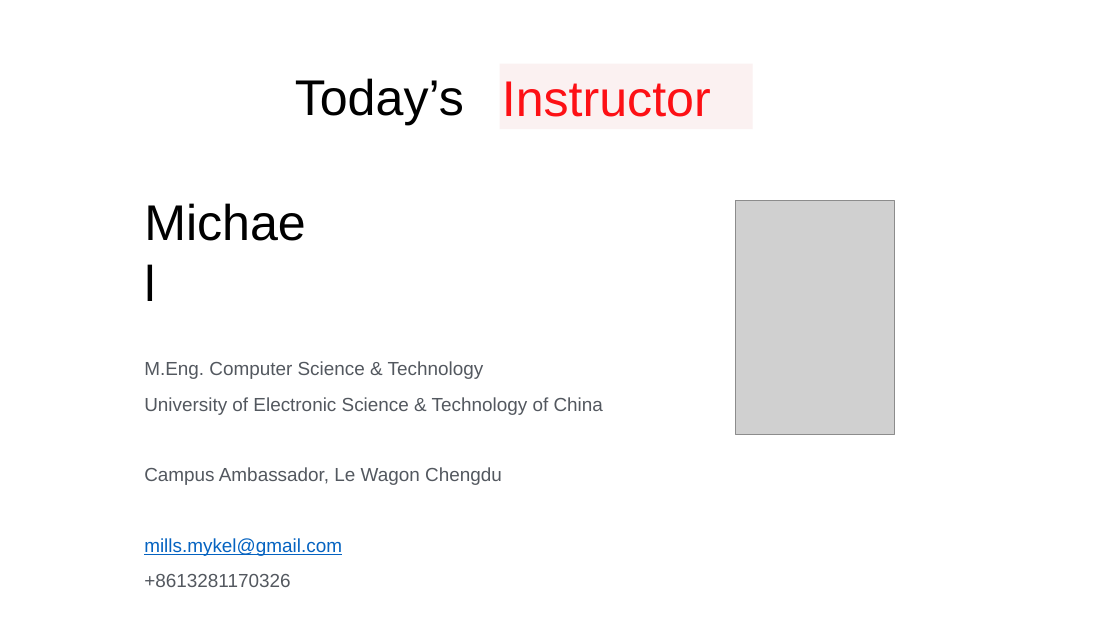
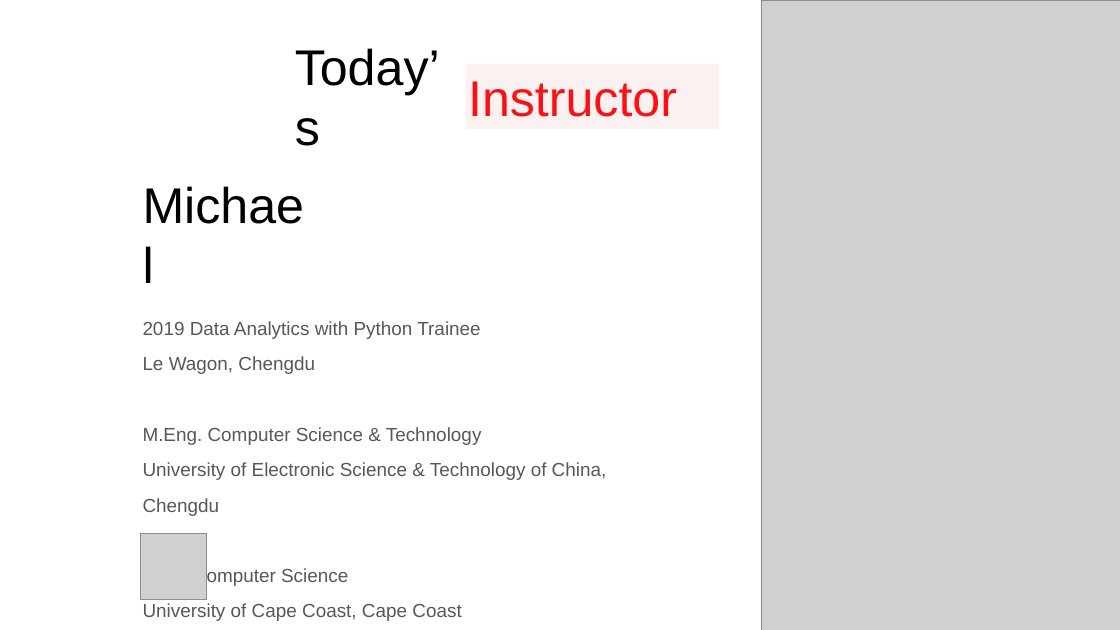
Before and after one commit to momills/python_web_scraping, a slide deck: slide 4 of 1. Python for Beginners.pptx (slide 2 before the commit). Drawn at 1120x630 pixels with LibreOffice and Linux fonts; fonts in the diff are those of the drawing; grey boxes stand for pictures. Boxes give left, top, right and bottom in pixels: in the first picture for what was removed or moved away, otherwise in the second. Text is boxed around its words. In the diff, an @@ line names an element or a change of style, - is before the commit and + after.

Commit message:
PPT update

```diff
--- a/1. Python for Beginners.pptx
+++ b/1. Python for Beginners.pptx
@@ picture added at (761,0,1120,630) @@
@@ text "Today’s" rewrapped from (295,78,464,125) to (295,48,440,146) @@
@@ rectangle "Instructor": place and size @@
-rectangle "Instructor" at (500,64,753,129)
+rectangle "Instructor" at (466,64,719,129)
@@ text "Michael": place and size @@
-text "Michael" at (142,218,311,284)
+text "Michael" at (140,201,309,266)
@@ picture removed at (735,201,894,434) @@
@@ text at (143,321,607,621): text changed @@
-M.Eng. Computer Science & Technology
-University of Electronic Science & Technology of China
-Campus Ambassador, Le Wagon Chengdu
-mills.mykel@gmail.com
-+8613281170326
+2019 Data Analytics with Python Trainee
+Le Wagon, Chengdu
+M.Eng. Computer Science & Technology
+University of Electronic Science & Technology of China, Chengdu
+B.Sc. Computer Science
+University of Cape Coast, Cape Coast
@@ picture added at (140,534,206,599) @@
```
Also in this commit, not shown: 3 other slides changed, 2 slides added.
